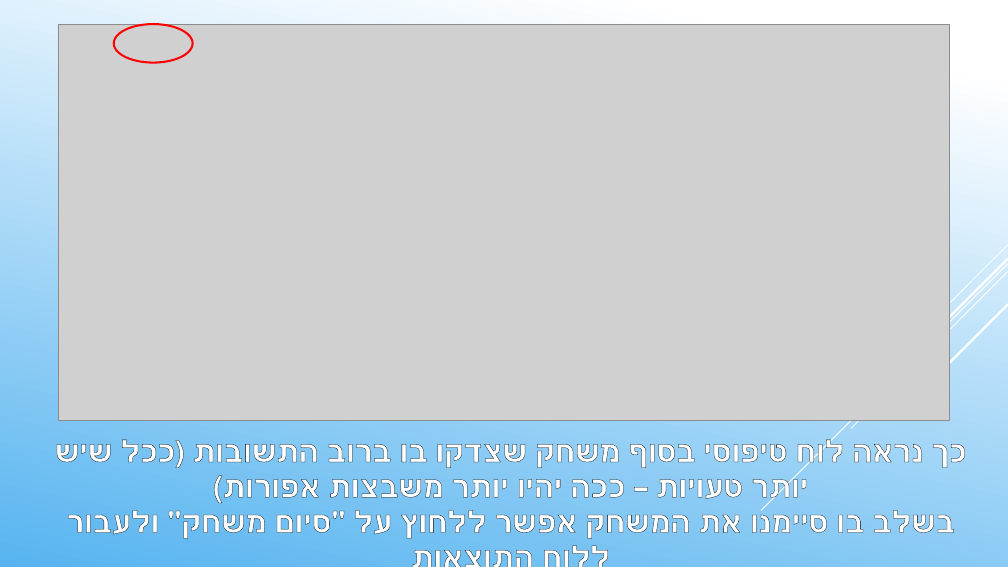
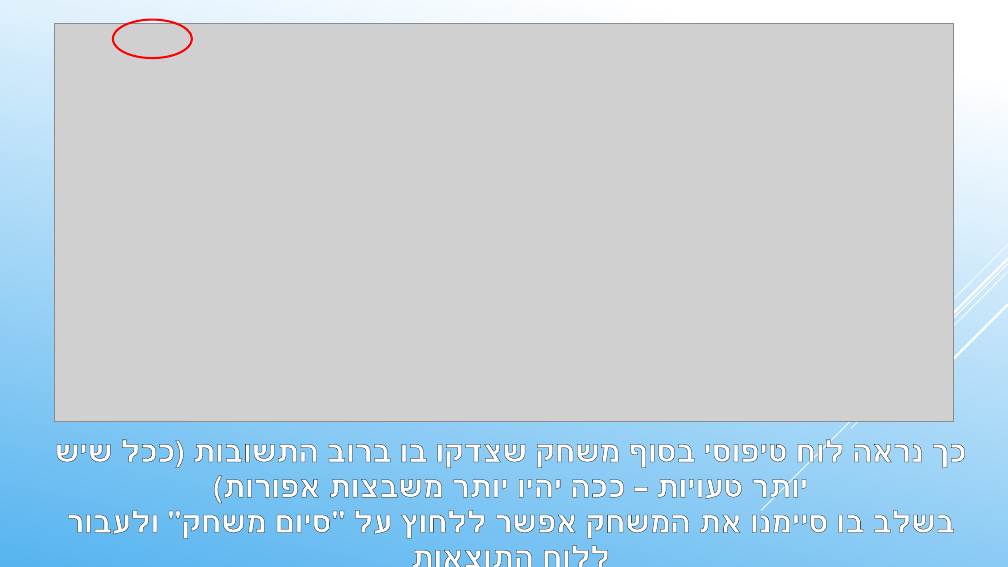
Before and after one commit to liortelman/AmIsraelGame, a slide deck: slide 29 of אני והסיפור שלנו - מצגת הכנה למנחה.pptx. Drawn at 1008x567 pixels with LibreOffice and Linux fonts; fonts in the diff are those of the drawing; grey boxes stand for pictures. Boxes give left, top, right and bottom in pixels: in the first picture for what was removed or moved away, otherwise in the second. Text is boxed around its words. In the diff, an @@ line names an element or a change of style, - is before the commit and + after.

```diff
--- a/אני והסיפור שלנו - מצגת הכנה למנחה.pptx
+++ b/אני והסיפור שלנו - מצגת הכנה למנחה.pptx
@@ picture: place and size @@
-picture at (58,25,950,421)
+picture at (54,23,954,421)
@@ donut: place and size @@
-donut at (113,23,193,63)
+donut at (113,19,192,58)
```
Also in this commit, not shown: 9 other slides changed, 1 other file.
